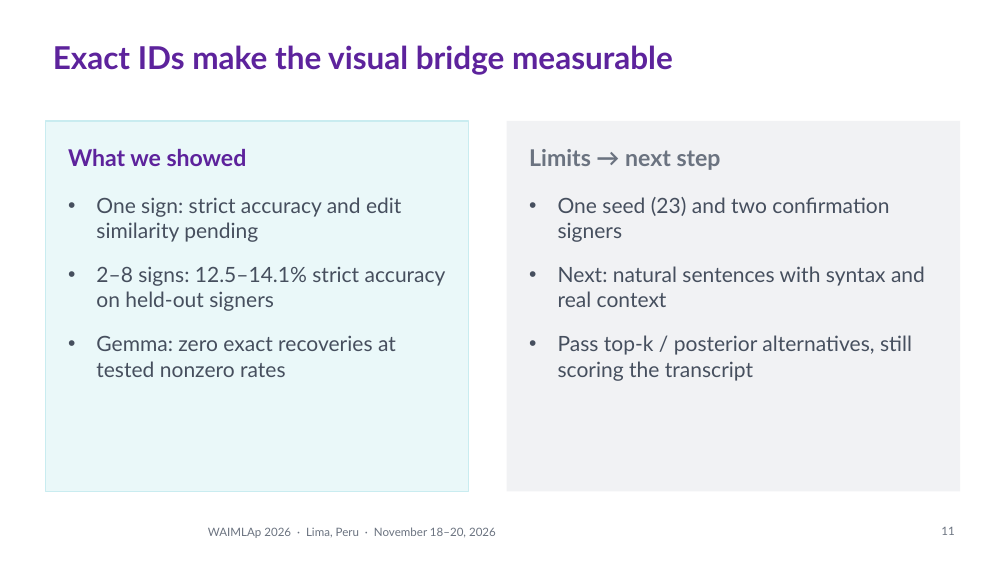
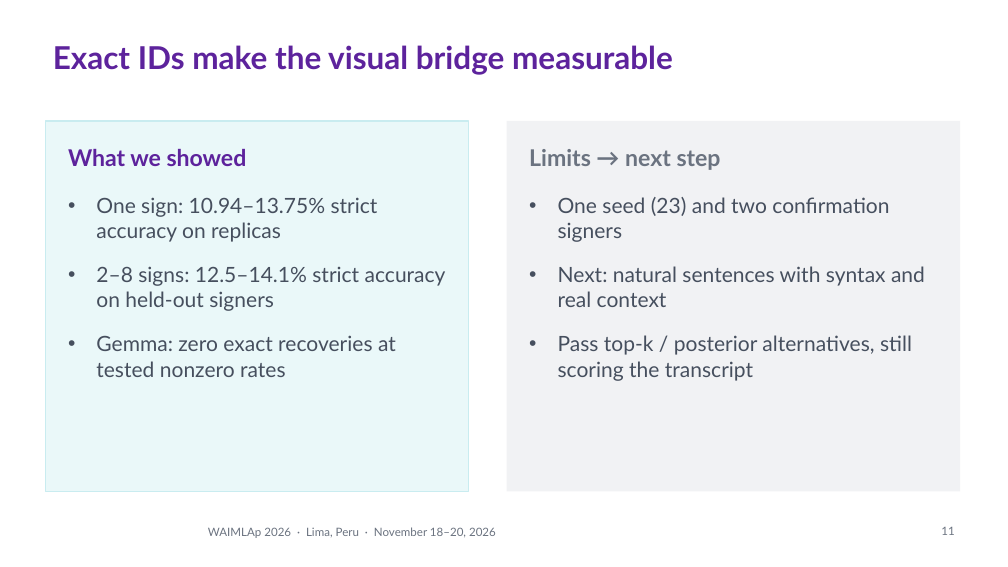
Before and after one commit to Percep3/Imitator, a slide deck: slide 11 of presentation/waimlap2026/imitator_waimlap2026.pptx. Drawn at 1008x567 pixels with LibreOffice and Linux fonts; fonts in the diff are those of the drawing; background and template pictures are left out. Boxes give left, top, right and bottom in pixels: in the first picture for what was removed or moved away, otherwise in the second. Text is boxed around its words. In the diff, an @@ line names an element or a change of style, - is before the commit and + after.

Commit message:
Report completed isolated-sign E1 replica results

```diff
--- a/presentation/waimlap2026/imitator_waimlap2026.pptx
+++ b/presentation/waimlap2026/imitator_waimlap2026.pptx
@@ text at (x1=96, y1=197, x2=378, y2=242): text changed @@
-• One sign: strict accuracy and edit similarity pending
+• One sign: 10.94–13.75% strict accuracy on replicas
```
Also in this commit, not shown: 1 other slide changed, 6 other files.
